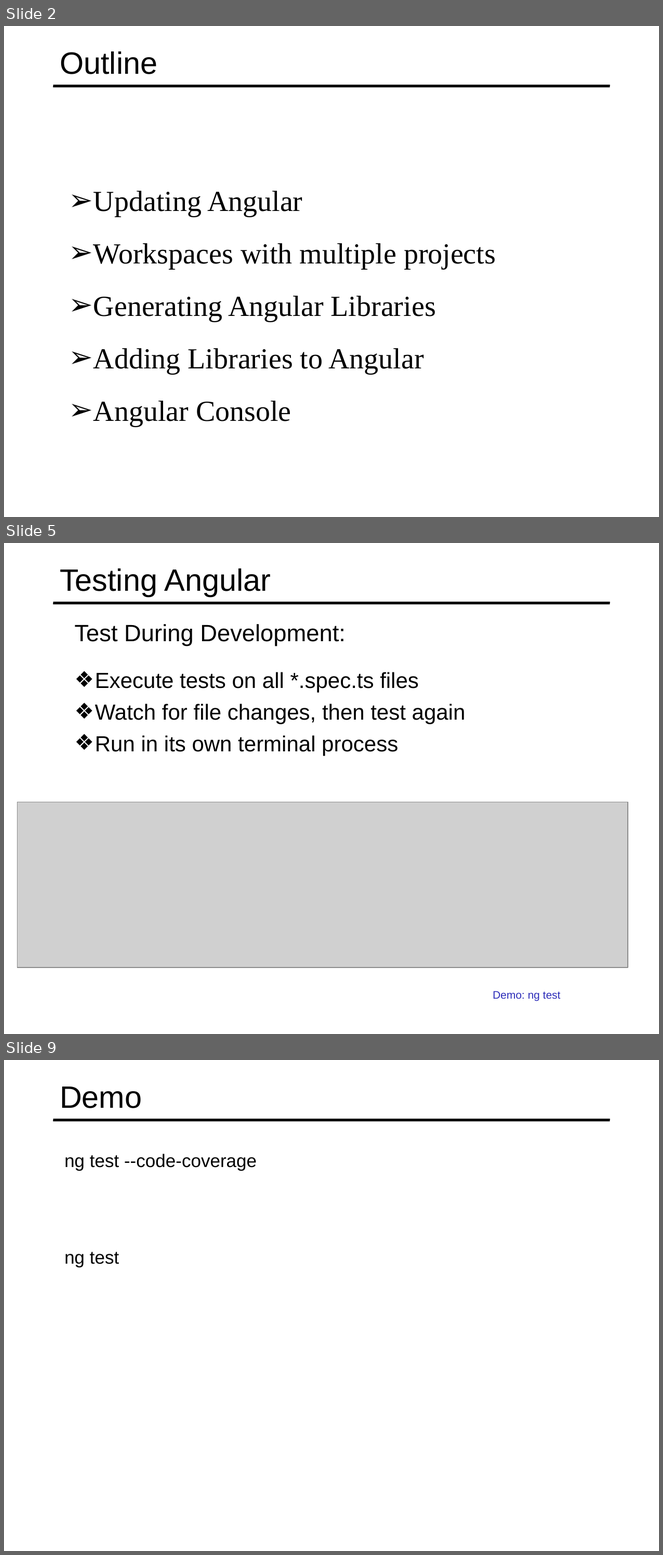
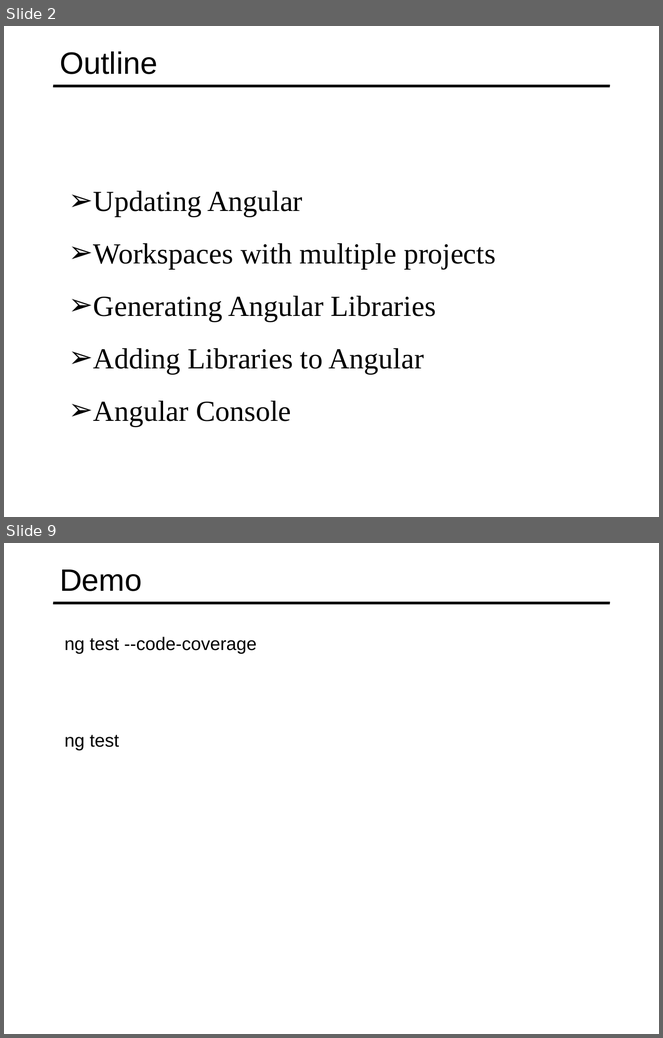
Before and after one commit to specter01wj/Jago_Link_Training, a slide deck: Angular/Angular7/Angular CLI/8.Tooling Features/L8_Tooling Features.ppt. Shown one above the other, each under a label of ours: slides 2, 5 and 9 before the commit, slides 2 and 9 after it; the slides between them are not shown. The pictures are 663x1555 and 663x1038 pixels, drawn with LibreOffice and Linux fonts; fonts in the diff are those of the drawing; grey boxes stand for pictures. Boxes give left, top, right and bottom in pixels: in the first picture for what was removed or moved away, otherwise in the second. Text is boxed around its words. In the diff, an @@ line names an element or a change of style, - is before the commit and + after.

```diff
--- a/Angular/Angular7/Angular CLI/8.Tooling Features/L8_Tooling Features.ppt
+++ b/Angular/Angular7/Angular CLI/8.Tooling Features/L8_Tooling Features.ppt
@@ slide 5 removed at bbox=[4, 543, 659, 1034], background #FFFFFF; not listed: 1 template element that a slide beside it also shows @@
@@ title removed at bbox=[60, 568, 271, 596] @@
-Testing Angular
@@ text removed at bbox=[75, 624, 346, 646] @@
-  Test During Development:
@@ text removed at bbox=[95, 672, 466, 756] @@
-  ❖ Execute tests on all *.spec.ts files
-  ❖ Watch for file changes, then test again
-  ❖ Run in its own terminal process
@@ picture removed at bbox=[17, 802, 628, 968] @@
@@ text removed at bbox=[493, 991, 561, 1001] @@
-  Demo: ng test
```
Also in this commit, not shown: 4 slides changed, 9 slides added, 4 other slides removed.
